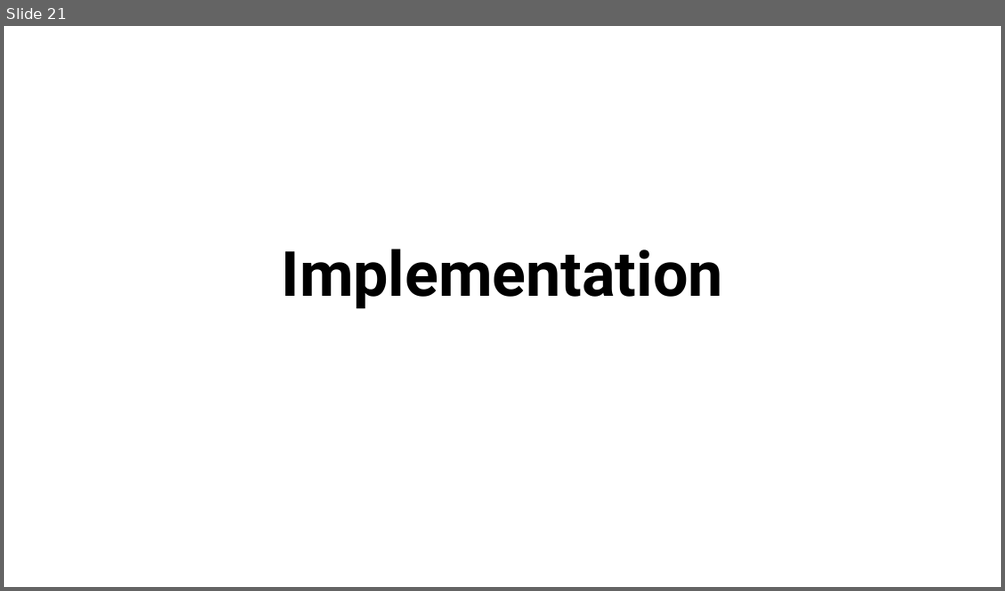
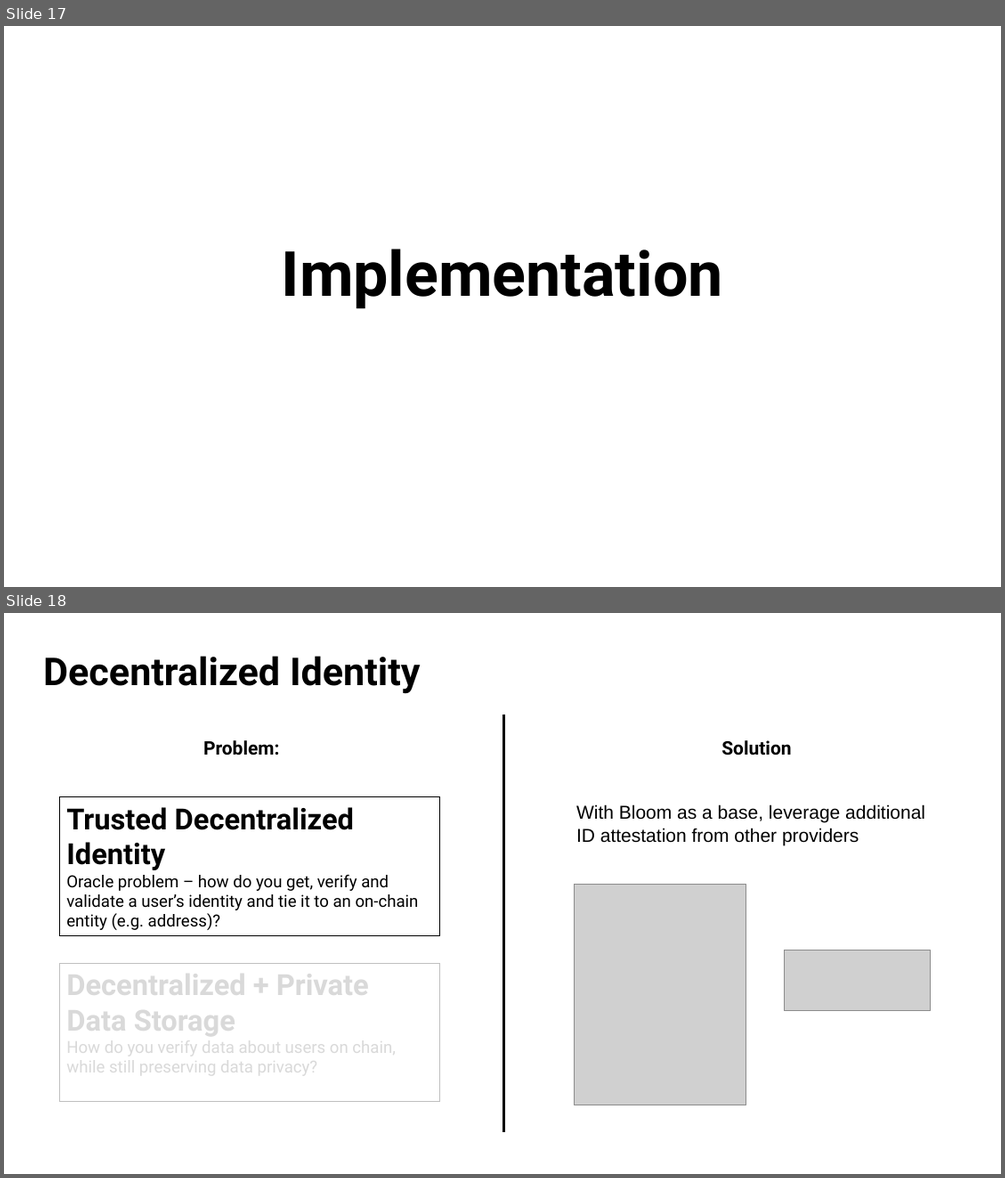
Before and after one commit to enabledao/enable, a slide deck: presentation/presentation.pptx. Shown one above the other, each under a label of ours: slide 21 before the commit, slides 17 and 18 after it. The pictures are 1005x591 and 1005x1178 pixels, drawn with LibreOffice and Linux fonts; fonts in the diff are those of the drawing; grey boxes stand for pictures. Boxes give left, top, right and bottom in pixels: in the first picture for what was removed or moved away, otherwise in the second. Text is boxed around its words. In the diff, an @@ line names an element or a change of style, - is before the commit and + after.

```diff
--- a/presentation/presentation.pptx
+++ b/presentation/presentation.pptx
@@ slide 18 added at <box>4,613,1001,1174</box>, background #FFFFFF @@
@@ text added at <box>43,656,420,694</box>, 37 pt, text #000000, bold @@
+Decentralized Identity
@@ line added from (504, 714) to (504, 1132), #000000 3 pt @@
@@ text added at <box>203,740,280,755</box>, 18 pt, text #000000, bold @@
+Problem:
@@ text added at <box>721,740,791,755</box>, 18 pt, text #000000, bold @@
+Solution
@@ rectangle added at <box>59,797,439,935</box>, outline #000000 0.75 pt, 16 pt, text #000000 @@
+Trusted Decentralized Identity
+Oracle problem – how do you get, verify and validate a user’s identity and tie it to an on-chain entity (e.g. address)?
@@ text added at <box>576,804,925,845</box>, 18 pt, text #000000 @@
+With Bloom as a base, leverage additional ID attestation from other providers
@@ picture added at <box>574,884,745,1105</box> @@
@@ picture added at <box>784,950,930,1011</box> @@
@@ rectangle added at <box>59,963,439,1102</box>, outline #BFBFBF 0.75 pt, 16 pt, text #D9D9D9 @@
+Decentralized + Private
+Data Storage
+How do you verify data about users on chain, while still preserving data privacy?
@@ what was slide 21 is now slide 17 @@
```
Also in this commit, not shown: 4 other slides added.
